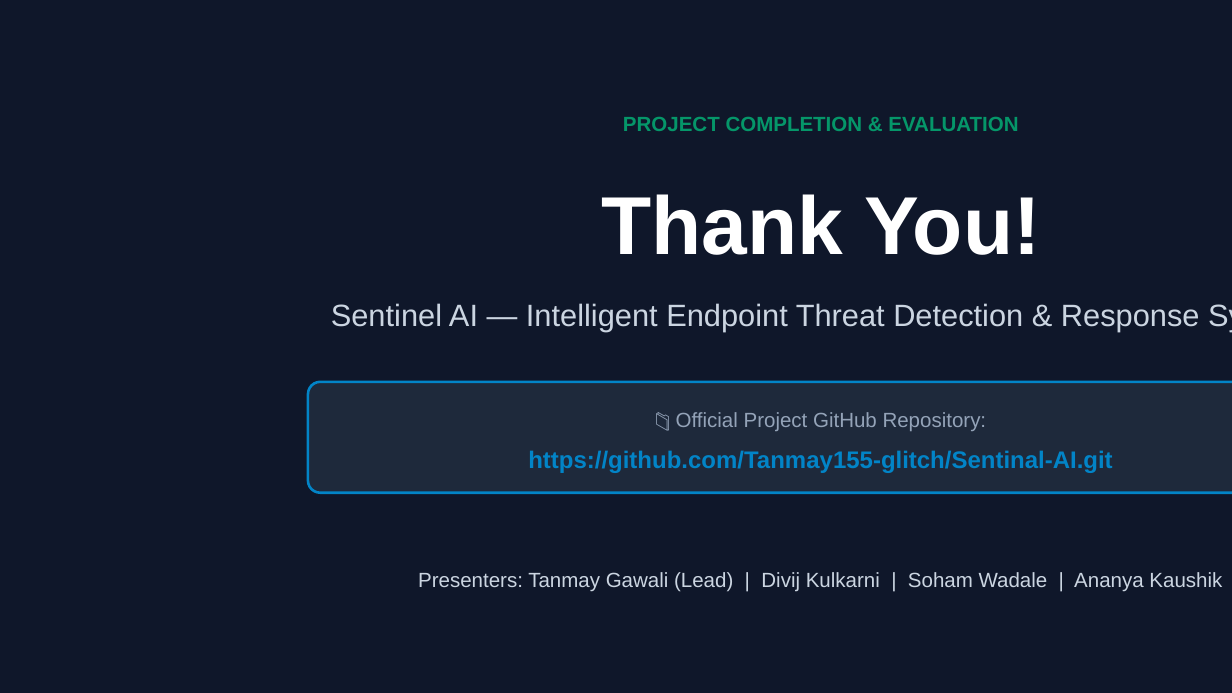
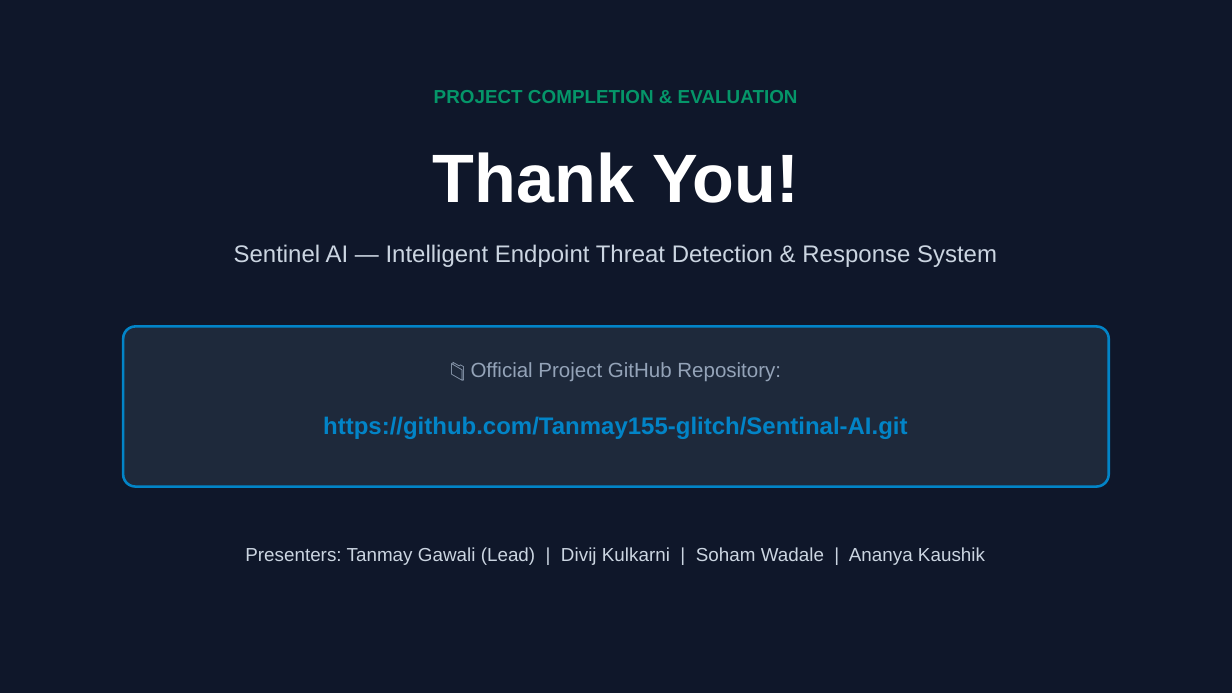
Before and after one commit to Tanmay155-glitch/Sentinal-AI, a slide deck: slide 13 of Sentinel_AI_Final_Presentation.pptx. Drawn at 1232x693 pixels with LibreOffice and Linux fonts; fonts in the diff are those of the drawing. Boxes give left, top, right and bottom in pixels: in the first picture for what was removed or moved away, otherwise in the second. Text is boxed around its words. In the diff, an @@ line names an element or a change of style, - is before the commit and + after.

Commit message:
style: Perfectly align and structure PPT slides with pixel-precise 16:9 widescreen layout

```diff
--- a/Sentinel_AI_Final_Presentation.pptx
+++ b/Sentinel_AI_Final_Presentation.pptx
@@ text "PROJECT COMPLETION & EVALUATION" at <box>434,90,798,103</box>: size 12 to 11 pt @@
@@ text "PROJECT COMPLETION & EVALUATION": place and size @@
-text "PROJECT COMPLETION & EVALUATION" at <box>623,117,1018,131</box>
+text "PROJECT COMPLETION & EVALUATION" at <box>434,90,798,103</box>
@@ text "Thank You!": place and size @@
-text "Thank You!" at <box>601,194,1040,255</box>
+text "Thank You!" at <box>433,152,799,203</box>
@@ text "Thank You!" at <box>433,152,799,203</box>: size 48 to 40 pt @@
@@ text "Sentinel AI — Intelligent Endpoint ...": place and size @@
-text "Sentinel AI — Intelligent Endpoint ..." at <box>331,303,1200,332</box>
+text "Sentinel AI — Intelligent Endpoint ..." at <box>234,244,997,267</box>
@@ text "Sentinel AI — Intelligent Endpoint ..." at <box>234,244,997,267</box>: size 18 to 14 pt @@
@@ rounded rectangle: place and size @@
-rounded rectangle at <box>308,382,1232,493</box>
+rounded rectangle at <box>123,326,1109,487</box>
@@ rounded rectangle at <box>123,326,1109,487</box>: proportions changed @@
@@ text "📁 Official Project GitHub Repository:": place and size @@
-text "📁 Official Project GitHub Repository:" at <box>676,412,987,431</box>
+text "📁 Official Project GitHub Repository:" at <box>471,362,781,381</box>
@@ text "https://github.com/Tanmay155-glitch/Sentinal-AI.git": place and size @@
-text "https://github.com/Tanmay155-glitch/Sentinal-AI.git" at <box>528,450,1112,473</box>
+text "https://github.com/Tanmay155-glitch/Sentinal-AI.git" at <box>323,416,907,439</box>
@@ text "Presenters: Tanmay Gawali (Lead) | ...": place and size @@
-text "Presenters: Tanmay Gawali (Lead) | ..." at <box>418,572,1222,592</box>
+text "Presenters: Tanmay Gawali (Lead) | ..." at <box>245,547,985,565</box>
@@ text "Presenters: Tanmay Gawali (Lead) | ..." at <box>245,547,985,565</box>: size 12 to 11 pt @@
```
Also in this commit, not shown: 12 other slides changed, 1 other file.
